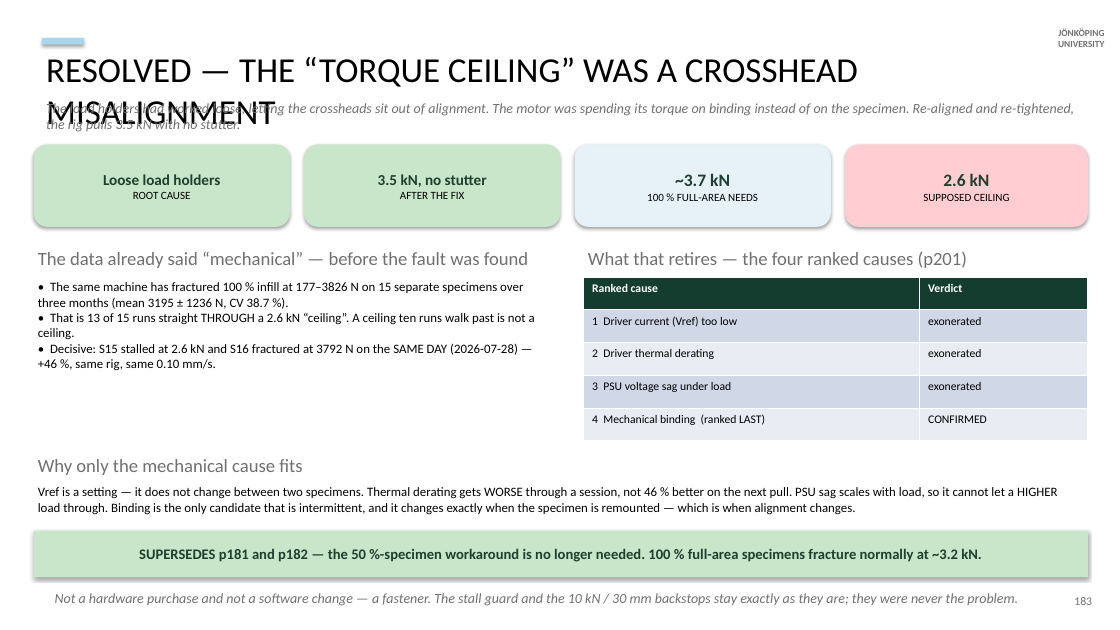
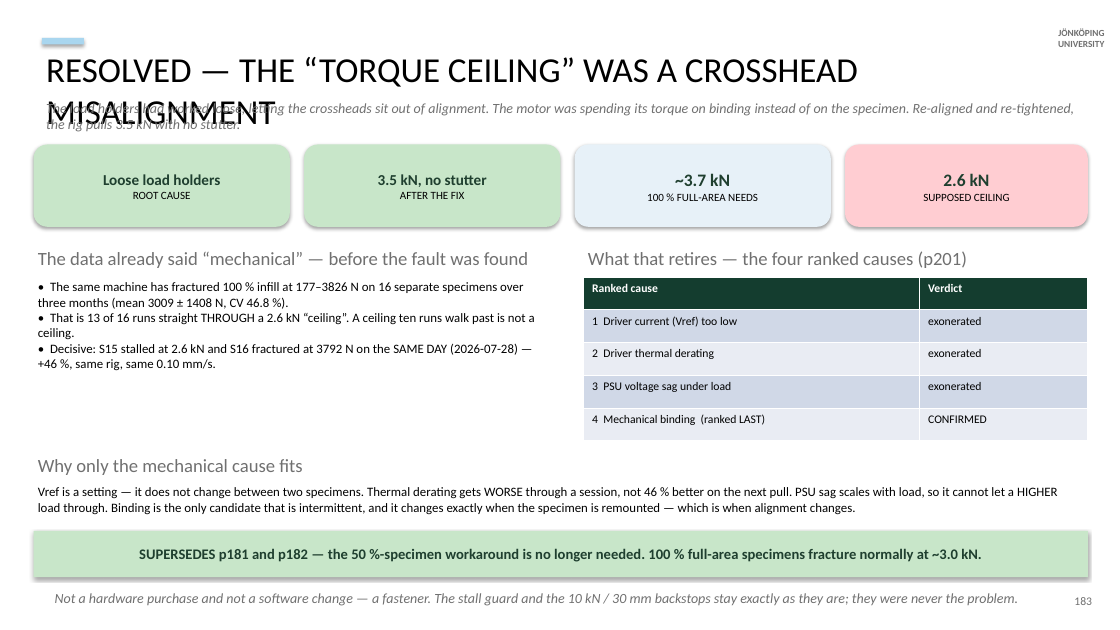
Before and after one commit to cenmir/UTM, a slide deck: slide 43 of documentation/decks/V6a_8_6_20_slides.pptx. Drawn at 1120x630 pixels with LibreOffice and Linux fonts; fonts in the diff are those of the drawing. Boxes give left, top, right and bottom in pixels: in the first picture for what was removed or moved away, otherwise in the second. Text is boxed around its words. In the diff, an @@ line names an element or a change of style, - is before the commit and + after.

```diff
--- a/documentation/decks/V6a_8_6_20_slides.pptx
+++ b/documentation/decks/V6a_8_6_20_slides.pptx
@@ text at box(38, 282, 535, 371): text changed @@
-• The same machine has fractured 100 % infill at 177–3826 N on 15 separate specimens over three months (mean 3195 ± 1236 N, CV 38.7 %).
-• That is 13 of 15 runs straight THROUGH a 2.6 kN “ceiling”. A ceiling ten runs walk past is not a ceiling.
-• Decisive: S15 stalled at 2.6 kN and S16 fractured at 3792 N on the SAME DAY (2026-07-28) — +46 %, same rig, same 0.10 mm/s.
+• The same machine has fractured 100 % infill at 177–3826 N on 16 separate specimens over three months (mean 3009 ± 1408 N, CV 46.8 %).
+• That is 13 of 16 runs straight THROUGH a 2.6 kN “ceiling”. A ceiling ten runs walk past is not a ceiling.
+• Decisive: S15 stalled at 2.6 kN and S16 fractured at 3792 N on the SAME DAY (2026-07-28) — +46 %, same rig, same 0.10 mm/s.
@@ text in rectangle at box(139, 549, 981, 562): text changed @@
-SUPERSEDES p181 and p182 — the 50 %-specimen workaround is no longer needed. 100 % full-area specimens fracture normally at ~3.2 kN.
+SUPERSEDES p181 and p182 — the 50 %-specimen workaround is no longer needed. 100 % full-area specimens fracture normally at ~3.0 kN.
```
Also in this commit, not shown: 3 other slides changed, 4 slides added, 23 other files.
